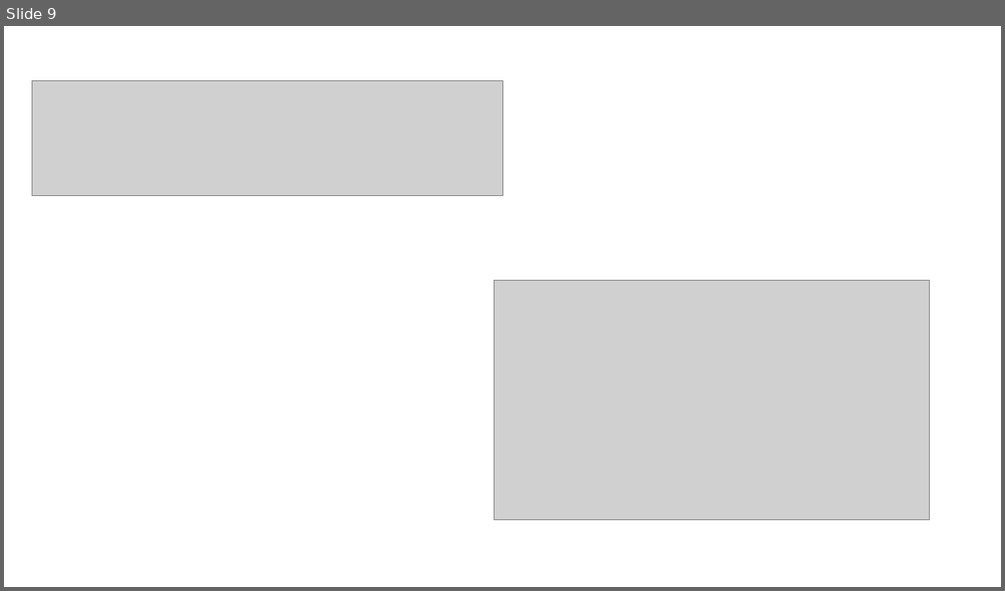
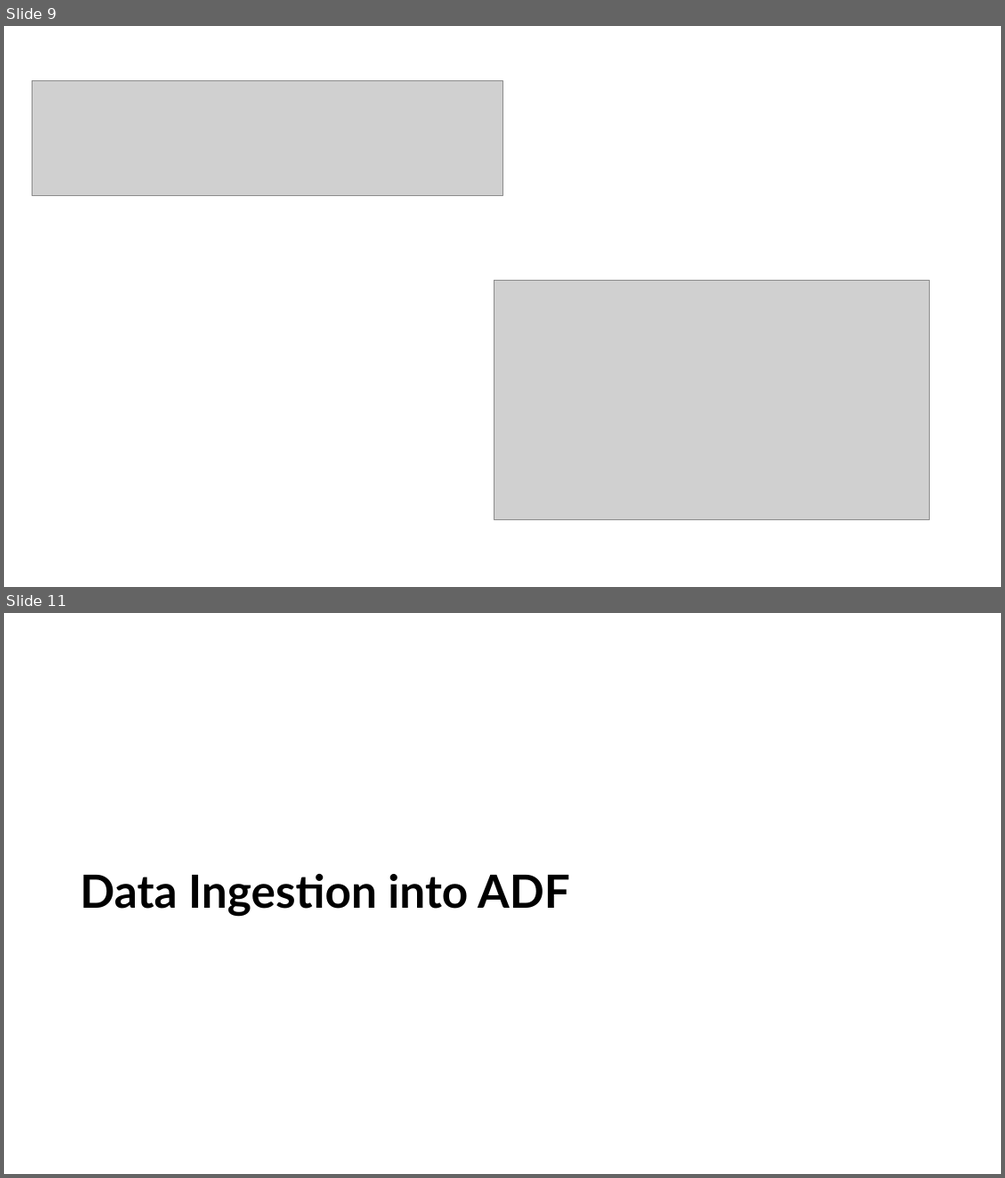
Before and after one commit to HiImPian/DEA_Rockfeather, a slide deck: DEA_solution.pptx. Shown one above the other, each under a label of ours: slide 9 before the commit, slides 9 and 11 after it; the slides between them are not shown. The pictures are 1005x591 and 1005x1178 pixels, drawn with LibreOffice and Linux fonts; fonts in the diff are those of the drawing; grey boxes stand for pictures. Boxes give left, top, right and bottom in pixels: in the first picture for what was removed or moved away, otherwise in the second. Text is boxed around its words. In the diff, an @@ line names an element or a change of style, - is before the commit and + after.

```diff
--- a/DEA_solution.pptx
+++ b/DEA_solution.pptx
@@ slide 11 added at (4,613,1001,1174), background #FFFFFF @@
@@ title added at (80,874,570,916), 44 pt, text #000000, bold @@
+Data Ingestion into ADF
```
Also in this commit, not shown: 6 slides changed, 4 other slides added, 2 other files.
